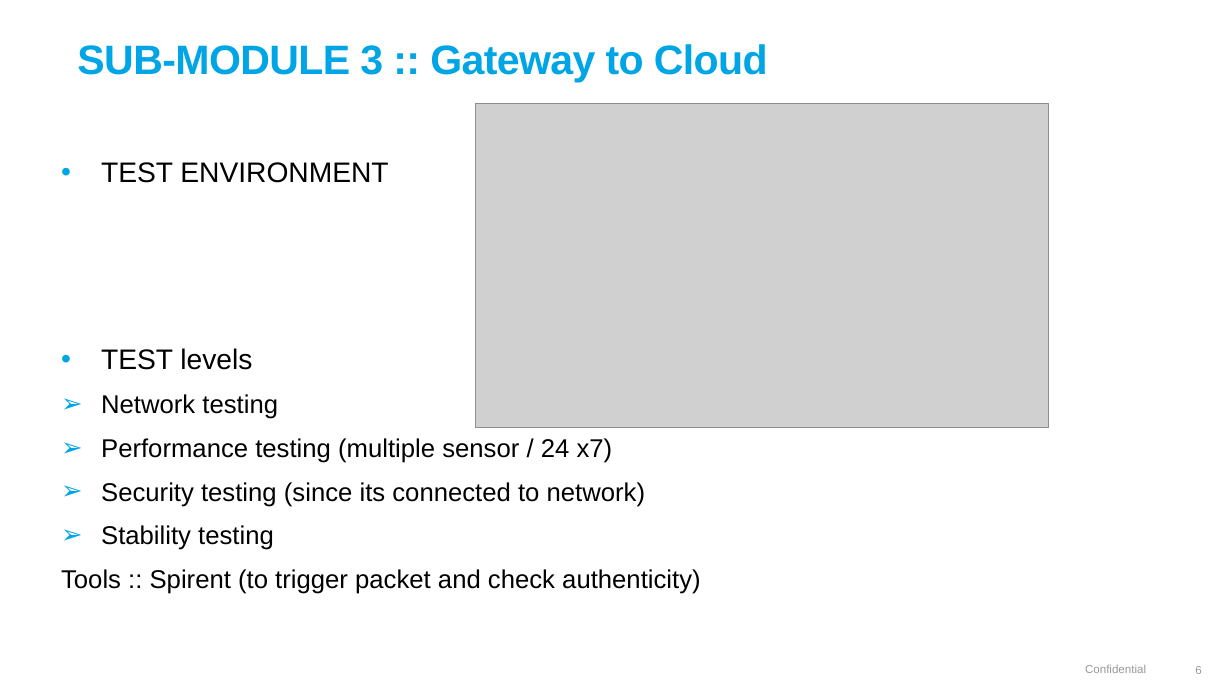
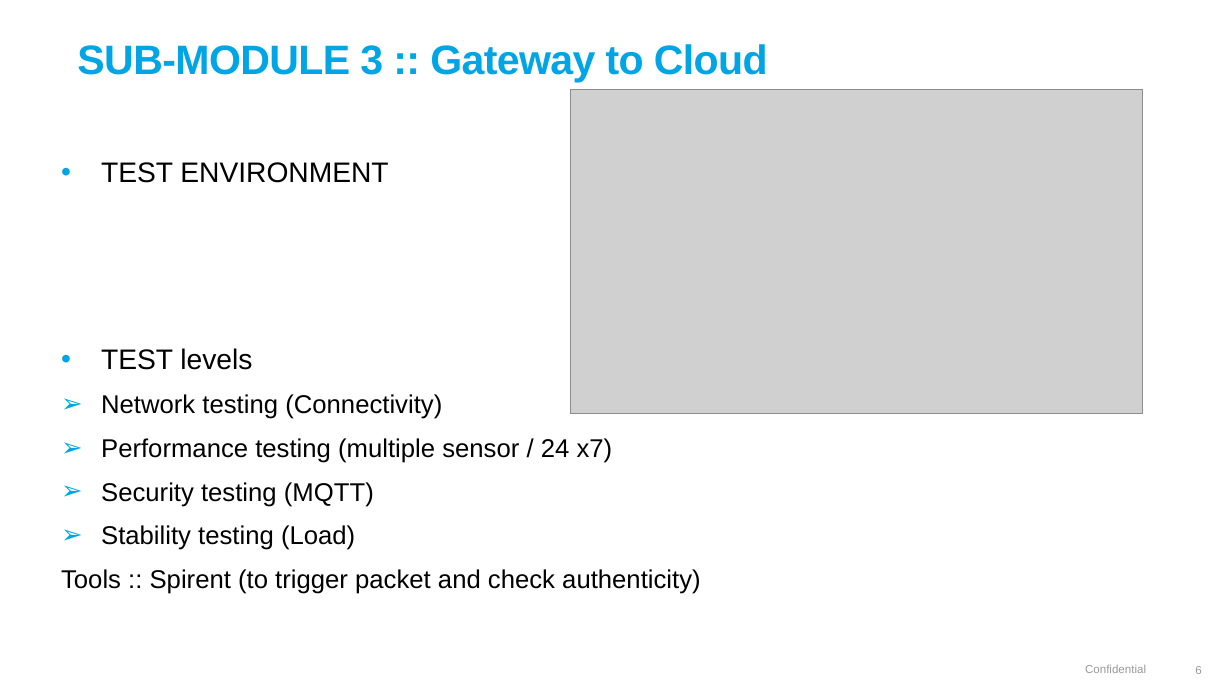
Before and after one commit to lasse1900/test_assignment_30032022, a slide deck: slide 6 of QA SIMULATION PROJECT.pptx. Drawn at 1232x693 pixels with LibreOffice and Linux fonts; fonts in the diff are those of the drawing; grey boxes stand for pictures; background and template pictures are left out. Boxes give left, top, right and bottom in pixels: in the first picture for what was removed or moved away, otherwise in the second. Text is boxed around its words. In the diff, an @@ line names an element or a change of style, - is before the commit and + after.

```diff
--- a/QA SIMULATION PROJECT.pptx
+++ b/QA SIMULATION PROJECT.pptx
@@ picture: place and size @@
-picture at box(476, 104, 1048, 428)
+picture at box(570, 90, 1142, 414)
@@ text at box(101, 394, 442, 419): text changed @@
-➢ Network testing
+➢ Network testing (Connectivity)
@@ text at box(101, 482, 374, 550): text changed @@
-➢ Security testing (since its connected to network)
-➢ Stability testing
+➢ Security testing (MQTT)
+➢ Stability testing (Load)
```
Also in this commit, not shown: 7 other slides changed, 2 slides added.
